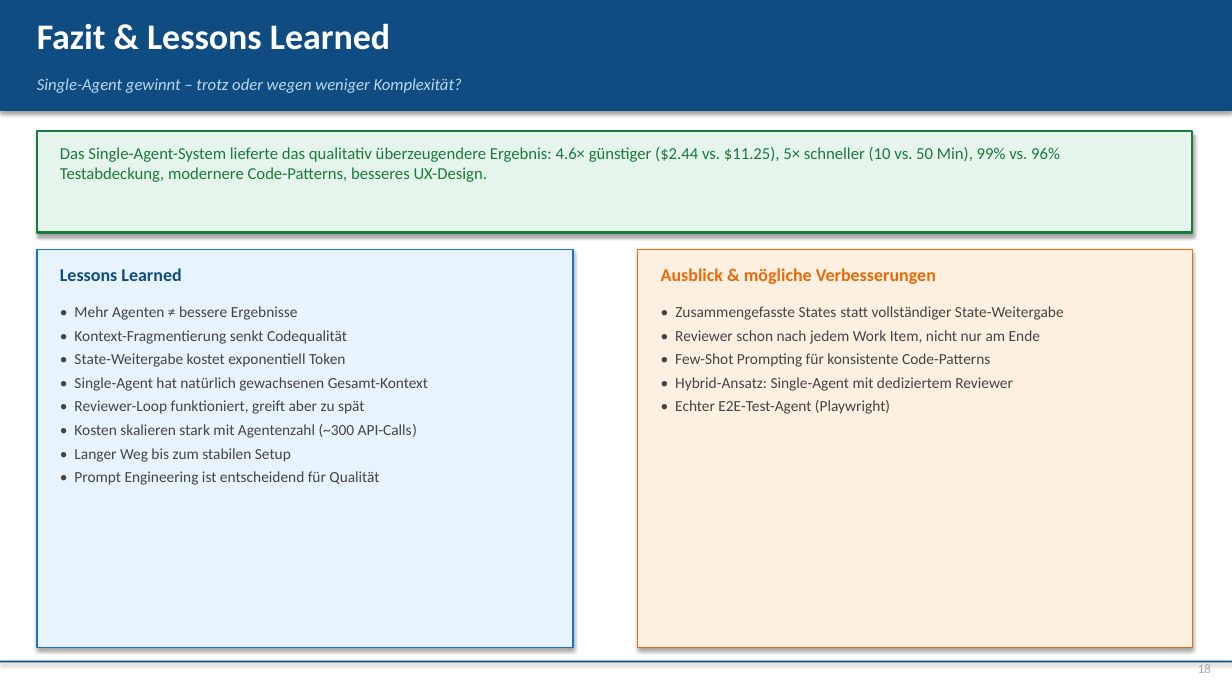
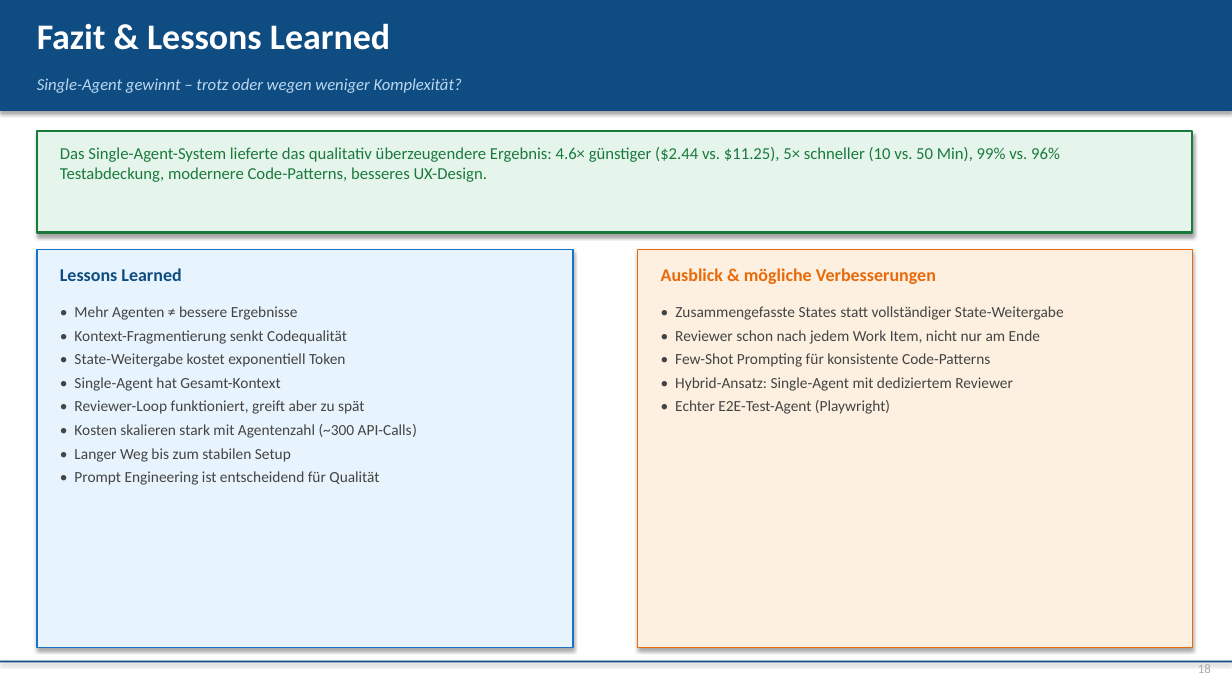
Before and after one commit to kis4-2026ss/projekt-bb-g2-moser-koberl, a slide deck: slide 18 of Doc/KIS-Projekt-Praesentation.pptx. Drawn at 1232x693 pixels with LibreOffice and Linux fonts; fonts in the diff are those of the drawing. Boxes give left, top, right and bottom in pixels: in the first picture for what was removed or moved away, otherwise in the second. Text is boxed around its words. In the diff, an @@ line names an element or a change of style, - is before the commit and + after.

```diff
--- a/Doc/KIS-Projekt-Praesentation.pptx
+++ b/Doc/KIS-Projekt-Praesentation.pptx
@@ text at <box>74,377,280,391</box>: text changed @@
-• Single-Agent hat natürlich gewachsenen Gesamt-Kontext
+• Single-Agent hat Gesamt-Kontext
```
Also in this commit, not shown: 7 other slides changed.
